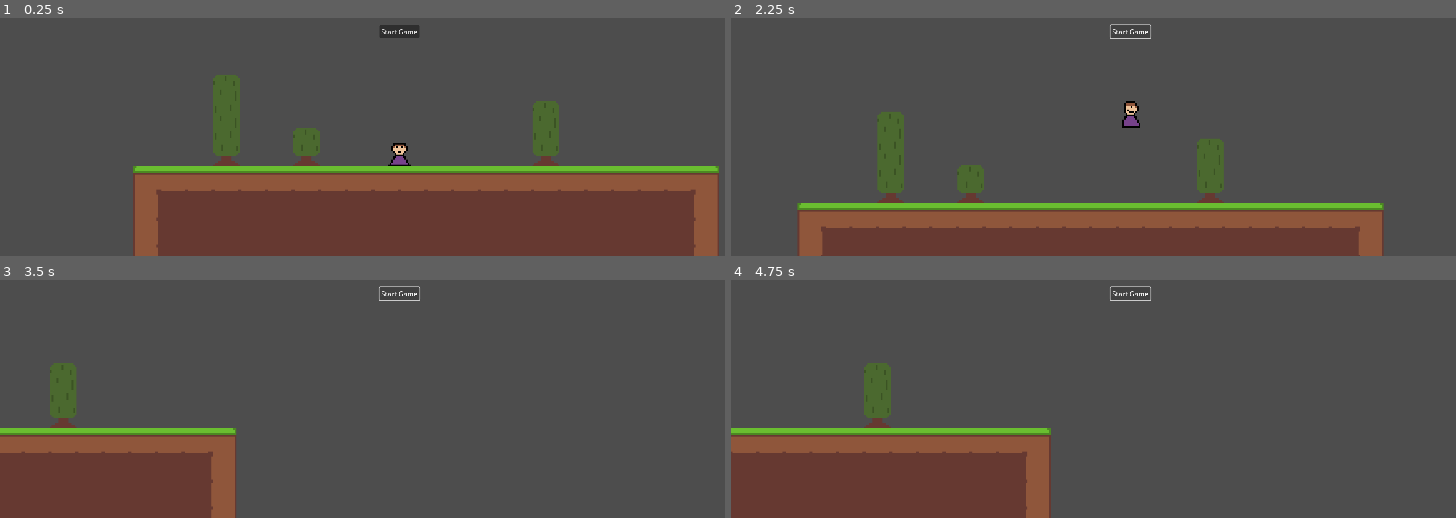
Above: before the commit, frames 1-4 (two rows, left to right).
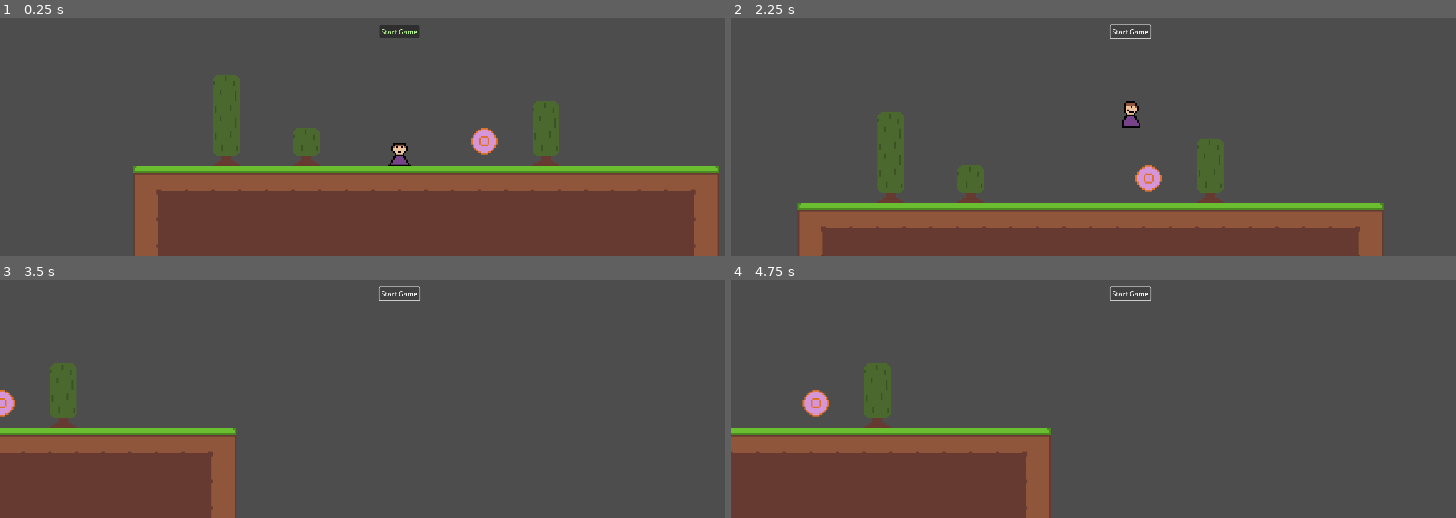
Above: after the commit, the same moments.

Repository: victorvermot/godot_sandbox
Game: Godot game, scene res://assets/scenes/main.tscn
Two runs of this game, one before a commit and one after it. Both use one fixed random seed, a clock stepped at 60 frames per second and the inputs below.
Inputs:
- Up to frame 1 (0.25 s): no input
- Up to frame 2 (2.25 s): click "Start Game" at 0.5 s; click "Start Game" at 1.25 s; tap Enter (ui_accept) at 2 s; hold D (move_right) from 2.03 s (still down); tap E (build, bound only after the commit) at 2.1 s
- Up to frame 3 (3.5 s): keep holding D (move_right); tap Enter (ui_accept) at 2.27, 3.02 s; tap E (build, bound only after the commit) at 2.85 s
- Up to frame 4 (4.75 s): release D (move_right) at 3.53 s; hold A (move_left) 3.53-4.28 s; tap E (build, bound only after the commit) at 3.6, 4.35 s; hold D (move_right) from 4.28 s (still down); tap Enter (ui_accept) at 4.52 s

The runs differ from the first frame. In frame 1, 0.3% of the frame differs, in the area x 52-69%, y 4-58%; in frame 2, 0.3%; in frame 3, 0.2%; in frame 4, 0.3%.

Commit message:
shader testing

Diff:
--- /dev/null
+++ b/assets/resources/shaders/coin.gdshader
@@ -0,0 +1,22 @@
+shader_type canvas_item;
+
+uniform vec4 new_color : source_color;
+uniform vec4 old_color : source_color;
+uniform float color_threshold : hint_range(0.0, 1.0, 0.001);
+
+void vertex() {
+	// Called for every vertex the material is visible on.
+}
+
+void fragment() {
+	vec4 current_color = texture(TEXTURE, UV);
+
+	uvec4 uint_curr_color = uvec4(round(current_color * 255.0));
+	uvec4 uint_og_color = uvec4(round(old_color * 255.0));
+	if (uint_curr_color == uint_og_color){
+		COLOR = new_color;
+	}
+	else{
+		COLOR = current_color;
+	}
+}
--- a/assets/scenes/OnPlayerEnter.gd
+++ b/assets/scenes/OnPlayerEnter.gd
@@ -1,6 +1,8 @@
 extends Area2D
 
 @export var sprite : Sprite2D
+
+var isPlayerInCollider : bool
 
 # Called when the node enters the scene tree for the first time.
 func _ready() -> void:
@@ -9,15 +11,17 @@
 
 # Called every frame. 'delta' is the elapsed time since the previous frame.
 func _process(delta: float) -> void:
-	pass
-
+	if Input.is_action_just_pressed("build"):
+		if isPlayerInCollider:
+			print("Build")
 
 func _on_body_entered(body: Node2D) -> void:
-	print("Player entered")
 	if body is Player:
+		isPlayerInCollider = true
 		sprite.visible = true
 
 
 func _on_body_exited(body: Node2D) -> void:
 	if body is Player:
+		isPlayerInCollider = false
 		sprite.visible = false;
--- /dev/null
+++ b/assets/scenes/coin.gd
@@ -0,0 +1,16 @@
+extends Area2D
+
+
+# Called when the node enters the scene tree for the first time.
+func _ready() -> void:
+	pass # Replace with function body.
+
+
+# Called every frame. 'delta' is the elapsed time since the previous frame.
+func _process(delta: float) -> void:
+	pass
+
+
+func _on_body_entered(body: Node2D) -> void:
+	if body is Player:
+		get_parent().queue_free()
--- /dev/null
+++ b/assets/scenes/coin.tscn
@@ -0,0 +1,30 @@
+[gd_scene load_steps=6 format=3 uid="uid://coifrka2kijka"]
+
+[ext_resource type="Shader" path="res://assets/resources/shaders/coin.gdshader" id="1_6cdgh"]
+[ext_resource type="Texture2D" uid="uid://d34uxp5g817ml" path="res://assets/sprites/coin.png" id="1_bak4b"]
+[ext_resource type="Script" path="res://assets/scenes/coin.gd" id="2_efg2j"]
+
+[sub_resource type="ShaderMaterial" id="ShaderMaterial_yspmf"]
+shader = ExtResource("1_6cdgh")
+shader_parameter/new_color = Color(0.839216, 0.584314, 0.839216, 1)
+shader_parameter/old_color = Color(0.984314, 0.94902, 0.211765, 1)
+shader_parameter/color_threshold = null
+
+[sub_resource type="CircleShape2D" id="CircleShape2D_sinm5"]
+radius = 8.0
+
+[node name="Coin" type="Node2D"]
+metadata/_edit_group_ = true
+
+[node name="Sprite2D" type="Sprite2D" parent="."]
+material = SubResource("ShaderMaterial_yspmf")
+texture = ExtResource("1_bak4b")
+
+[node name="Area2D" type="Area2D" parent="."]
+script = ExtResource("2_efg2j")
+
+[node name="CollisionShape2D" type="CollisionShape2D" parent="Area2D"]
+shape = SubResource("CircleShape2D_sinm5")
+debug_color = Color(0, 0.6, 0.701961, 0.447059)
+
+[connection signal="body_entered" from="Area2D" to="Area2D" method="_on_body_entered"]
--- a/assets/scenes/hud.tscn
+++ b/assets/scenes/hud.tscn
@@ -1,6 +1,7 @@
-[gd_scene load_steps=2 format=3 uid="uid://bsehfj3xyhung"]
+[gd_scene load_steps=3 format=3 uid="uid://bsehfj3xyhung"]
 
 [ext_resource type="Script" path="res://assets/scenes/button.gd" id="1_gde2l"]
+[ext_resource type="Theme" uid="uid://ctb8u54aqsjs3" path="res://assets/themes/new_theme.tres" id="1_meiuk"]
 
 [node name="Control" type="Control"]
 layout_mode = 3
@@ -9,8 +10,7 @@
 anchor_bottom = 1.0
 grow_horizontal = 2
 grow_vertical = 2
-tooltip_text = "Test tooltip"
-mouse_default_cursor_shape = 6
+theme = ExtResource("1_meiuk")
 
 [node name="Button" type="Button" parent="."]
 layout_mode = 1
--- a/assets/scenes/main.tscn
+++ b/assets/scenes/main.tscn
@@ -1,9 +1,10 @@
-[gd_scene load_steps=7 format=4 uid="uid://cfrv23r87sxjv"]
+[gd_scene load_steps=8 format=4 uid="uid://cfrv23r87sxjv"]
 
 [ext_resource type="PackedScene" uid="uid://cv7u5to81ldwg" path="res://assets/scenes/player.tscn" id="1_hapdu"]
 [ext_resource type="PackedScene" uid="uid://dre58pjh6spox" path="res://assets/scenes/outline.tscn" id="2_5lfpd"]
 [ext_resource type="Texture2D" uid="uid://dhittcw3l0uua" path="res://assets/sprites/tileset.png" id="2_68nvk"]
 [ext_resource type="PackedScene" uid="uid://bsehfj3xyhung" path="res://assets/scenes/hud.tscn" id="4_sjcbh"]
+[ext_resource type="PackedScene" uid="uid://coifrka2kijka" path="res://assets/scenes/coin.tscn" id="5_52das"]
 
 [sub_resource type="TileSetAtlasSource" id="TileSetAtlasSource_tufe7"]
 texture = ExtResource("2_68nvk")
@@ -44,9 +45,12 @@
 tile_set = SubResource("TileSet_62qjx")
 
 [node name="Outline" parent="." instance=ExtResource("2_5lfpd")]
-position = Vector2(114, -10)
+position = Vector2(-64, -3)
 
 [node name="CanvasLayer" type="CanvasLayer" parent="."]
 
 [node name="Control" parent="CanvasLayer" instance=ExtResource("4_sjcbh")]
 size_flags_horizontal = 0
+
+[node name="Coin" parent="." instance=ExtResource("5_52das")]
+position = Vector2(51, 1)
--- a/assets/scenes/player.tscn
+++ b/assets/scenes/player.tscn
@@ -70,7 +70,7 @@
 sprite_frames = SubResource("SpriteFrames_7dsl0")
 animation = &"walk"
 autoplay = "idle"
-frame_progress = 0.627867
+frame_progress = 0.591767
 
 [node name="CollisionShape2D" type="CollisionShape2D" parent="."]
 position = Vector2(0, 2)
--- a/project.godot
+++ b/project.godot
@@ -34,6 +34,11 @@
 , Object(InputEventKey,"resource_local_to_scene":false,"resource_name":"","device":-1,"window_id":0,"alt_pressed":false …(186 unchanged characters)…
 ]
 }
+build={
+"deadzone": 0.5,
+"events": [Object(InputEventKey,"resource_local_to_scene":false,"resource_name":"","device":-1,"window_id":0,"alt_pressed":false,"shift_pressed":false,"ctrl_pressed":false,"meta_pressed":false,"pressed":false,"keycode":0,"physical_keycode":69,"key_label":0,"unicode":101,"location":0,"echo":false,"script":null)
+]
+}
 
 [rendering]
 
Binary file added: assets/sprites/coin.png
Not shown, added: assets/sprites/coin.png.import
